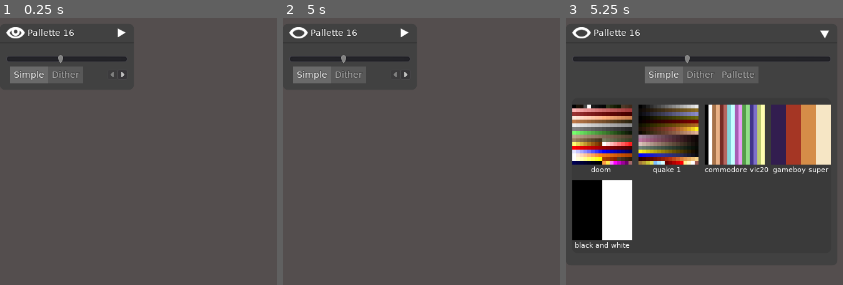
Above: before the commit, frames 1-3 (left to right).
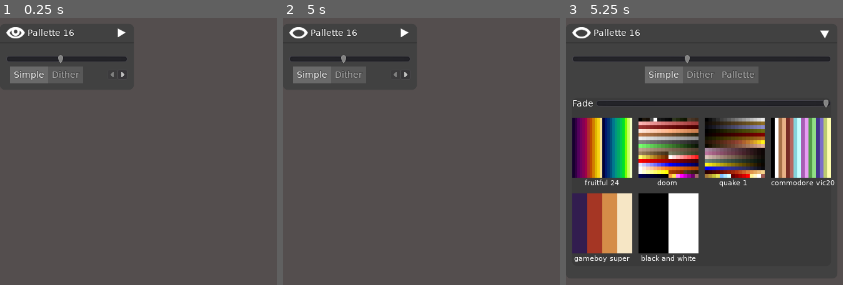
Above: after the commit, the same moments.

Repository: jackaperkins/texrex
Game: Godot game, scene res://modifiers/pallette/modifier_pallette.tscn
The game is run twice, just before and just after one commit, with the same random seed, the same clock (stepped at 60 frames per second) and the same inputs. This scene is started directly instead of the project's main scene.
Inputs (mouse positions are in pixels of both pictures, inside the frame that each line leads up to):
- Up to frame 1 (0.25 s): no input
- Up to frame 2 (5 s): click (299, 34) at 0.5 s; click (299, 34) at 1.25 s; click (349, 34) at 2 s; click (349, 34) at 2.75 s; click (349, 34) at 3.5 s; click (299, 34) at 4.25 s
- Up to frame 3 (5.25 s): click (687, 34) at 5 s

Frames 1-2 are identical in both runs. In frame 3, 36% of the frame differs, in the area x 2-98%, y 30-92%.
Error in both runs: Invalid call. Nonexistent function 'start_drag' in base 'Nil'. (res://modifiers/pallette/modifier_pallette.gd:97)

Commit message:
add palette, add palette fading amount

Diff:
--- a/texrex/modifiers/pallette/modifier_pallette.gd
+++ b/texrex/modifiers/pallette/modifier_pallette.gd
@@ -13,7 +13,7 @@
 var pallette_image:StreamTexture = null
 
 var count = 0
-var dither = false
+var lerp_amount = 1
 
 var pallette:HSlider
 
@@ -42,7 +42,9 @@
 
 	add_primary_child($Pallette)
 	add_primary_child($mode)
+	add_secondary_child($LerpContainer)
 	add_secondary_child($MarginContainer)
+
 
 	_update_ui()
 
@@ -54,6 +56,7 @@
 		mat = mat_simple
 		# required to feed our image into a shadermaterial and get it back!
 	elif mode == 2:
+		mat_image.set_shader_param('lerp', lerp_amount)
 		mat = mat_image
 	var image_texture:ImageTexture = ImageTexture.new()
 	image_texture.create_from_image(incoming)
@@ -128,3 +131,9 @@
 	filename = filename.replace('_', ' ')
 	filename = filename.replacen('pallette', '')
 	return filename
+
+
+func _on_Lerp_value_changed(value):
+	lerp_amount = value
+	needs_processing = true
+	emit_signal('updated')
--- a/texrex/modifiers/pallette/modifier_pallette.tscn
+++ b/texrex/modifiers/pallette/modifier_pallette.tscn
@@ -57,5 +57,28 @@
 margin_right = 214.0
 margin_bottom = 109.0
 
+[node name="LerpContainer" type="HBoxContainer" parent="Modifier Pallette"]
+margin_right = 214.0
+margin_bottom = 109.0
+
+[node name="Label" type="Label" parent="Modifier Pallette/LerpContainer"]
+margin_top = 46.0
+margin_right = 35.0
+margin_bottom = 63.0
+text = "Fade"
+
+[node name="Lerp" type="HSlider" parent="Modifier Pallette/LerpContainer"]
+margin_left = 39.0
+margin_right = 214.0
+margin_bottom = 16.0
+size_flags_horizontal = 3
+max_value = 1.0
+step = 0.01
+value = 1.0
+__meta__ = {
+"_edit_use_anchors_": false
+}
+
 [connection signal="value_changed" from="Modifier Pallette/Pallette" to="Modifier Pallette" method="_on_Pallette_value_changed"]
 [connection signal="tab_changed" from="Modifier Pallette/mode" to="Modifier Pallette" method="_on_mode_tab_changed"]
+[connection signal="value_changed" from="Modifier Pallette/LerpContainer/Lerp" to="Modifier Pallette" method="_on_Lerp_value_changed"]
--- a/texrex/modifiers/pallette/pallette_from_image.shader
+++ b/texrex/modifiers/pallette/pallette_from_image.shader
@@ -2,6 +2,7 @@
 
 uniform sampler2D tex : hint_black;
 uniform sampler2D sourcePallette : hint_black;
+uniform float lerp=1;
 
 void fragment() {
 	vec4 pixel = texture(tex, UV);
@@ -21,5 +22,5 @@
 		}
 	}
 
-	COLOR = color;
+	COLOR = mix(pixel, color, lerp);
 }
Binary file added: texrex/textures/pallettes/fruitful_24.png
Not shown, added: texrex/textures/pallettes/fruitful_24.png.import
Not shown, added: sample_textures/grocery_shopping.PNG
